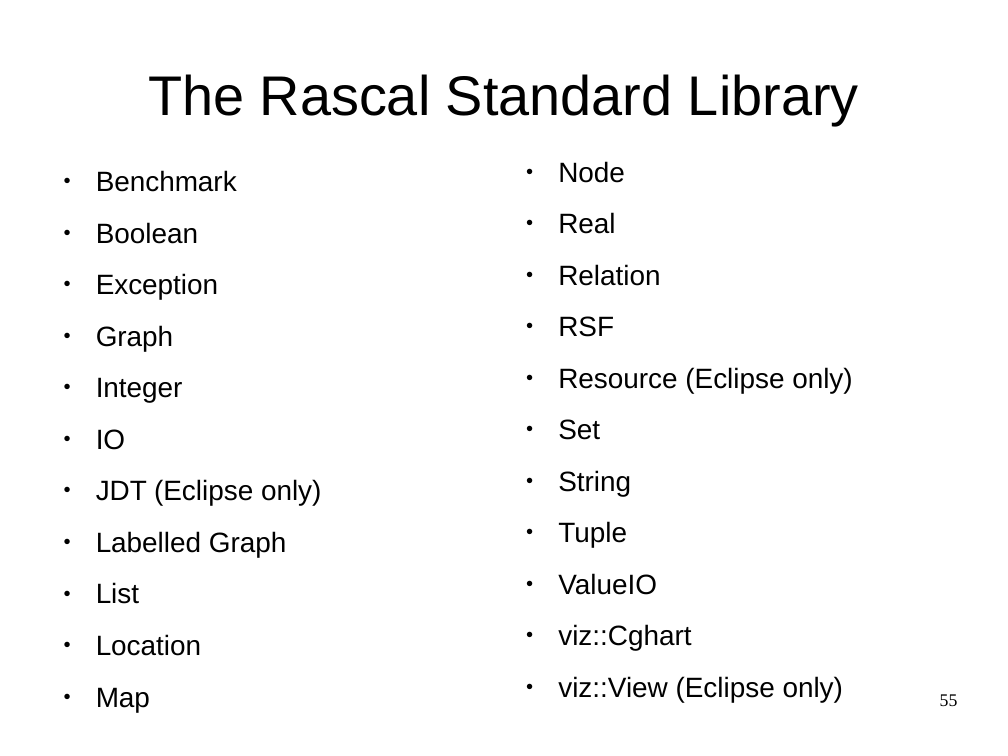
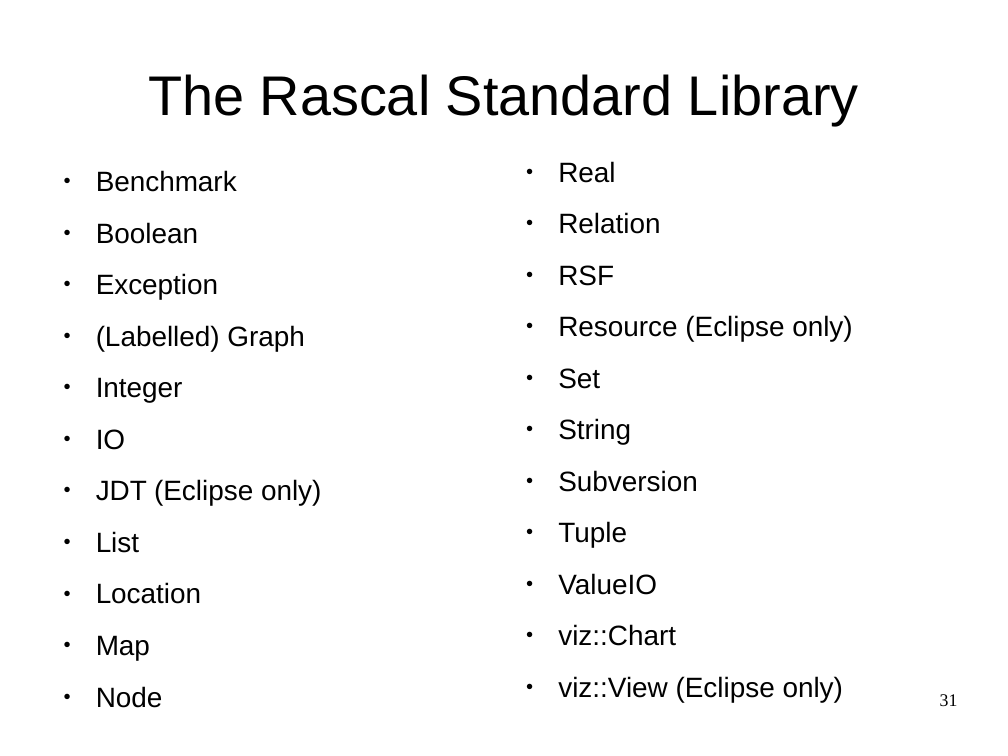
Before and after one commit to cwi-swat/meta-environment, a slide deck: slide 31 of meta-doc/analysis/rascal-slides/rascal-bergen.odp (slide 55 before the commit). Drawn at 1008x756 pixels with LibreOffice and Linux fonts; fonts in the diff are those of the drawing; background and template pictures are left out. Boxes give left, top, right and bottom in pixels: in the first picture for what was removed or moved away, otherwise in the second. Text is boxed around its words. In the diff, an @@ line names an element or a change of style, - is before the commit and + after.

```diff
--- a/meta-doc/analysis/rascal-slides/rascal-bergen.odp
+++ b/meta-doc/analysis/rascal-slides/rascal-bergen.odp
@@ text at <box>96,170,321,660</box>: paragraph added @@
+● Node
@@ text at <box>558,161,625,183</box>: paragraph removed @@
-● Node
@@ text at <box>96,325,304,351</box>: text changed @@
-● Graph
+● (Labelled) Graph
@@ text at <box>558,470,697,492</box>: paragraph added @@
+● Subversion
@@ text at <box>96,531,286,557</box>: paragraph removed @@
-● Labelled Graph
@@ text at <box>558,624,676,646</box>: text changed @@
-● viz::Cghart
+● viz::Chart
@@ page number at <box>940,694,958,706</box>: text changed @@
-55
+31
```
Also in this commit, not shown: 9 other slides changed, 15 slides added, 64 slides removed, 1 other file.
